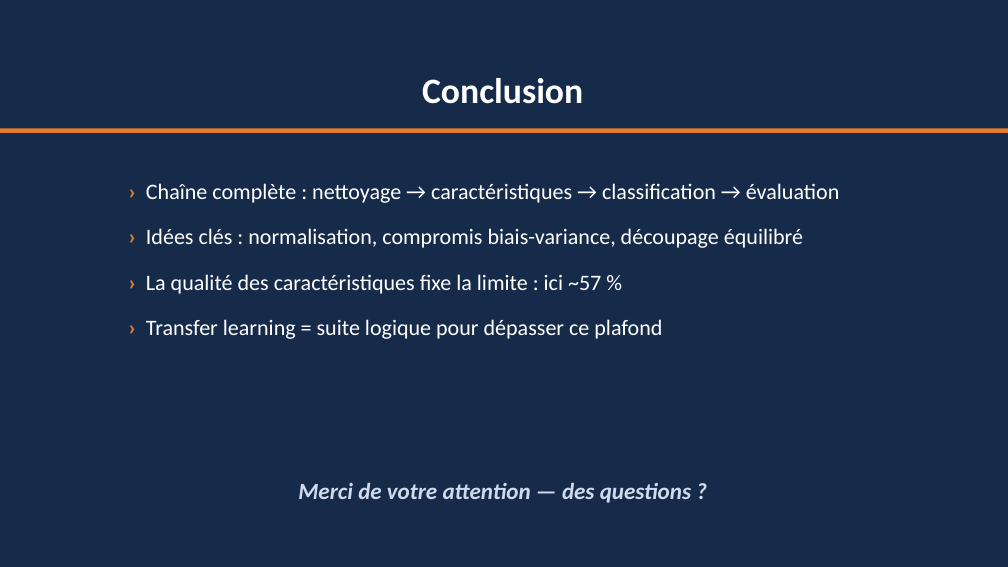
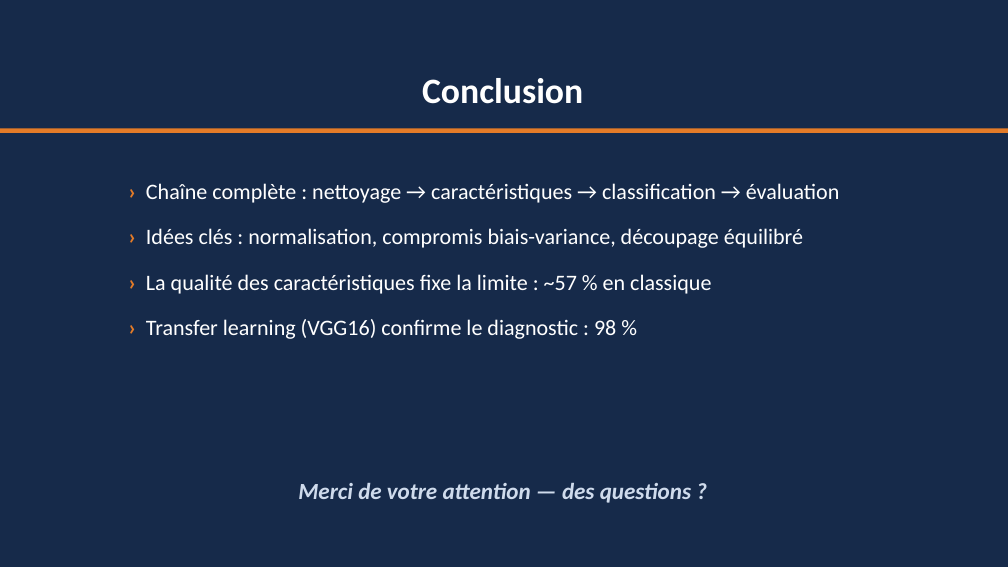
Before and after one commit to BnRomain/Intro-ML, a slide deck: slide 15 of presentation/presentation.pptx. Drawn at 1008x567 pixels with LibreOffice and Linux fonts; fonts in the diff are those of the drawing. Boxes give left, top, right and bottom in pixels: in the first picture for what was removed or moved away, otherwise in the second. Text is boxed around its words. In the diff, an @@ line names an element or a change of style, - is before the commit and + after.

```diff
--- a/presentation/presentation.pptx
+++ b/presentation/presentation.pptx
@@ text at (x1=146, y1=274, x2=711, y2=339): text changed @@
-› La qualité des caractéristiques fixe la limite : ici ~57 %
-› Transfer learning = suite logique pour dépasser ce plafond
+› La qualité des caractéristiques fixe la limite : ~57 % en classique
+› Transfer learning (VGG16) confirme le diagnostic : 98 %
```
Also in this commit, not shown: 1 other slide changed, 2 other files.
